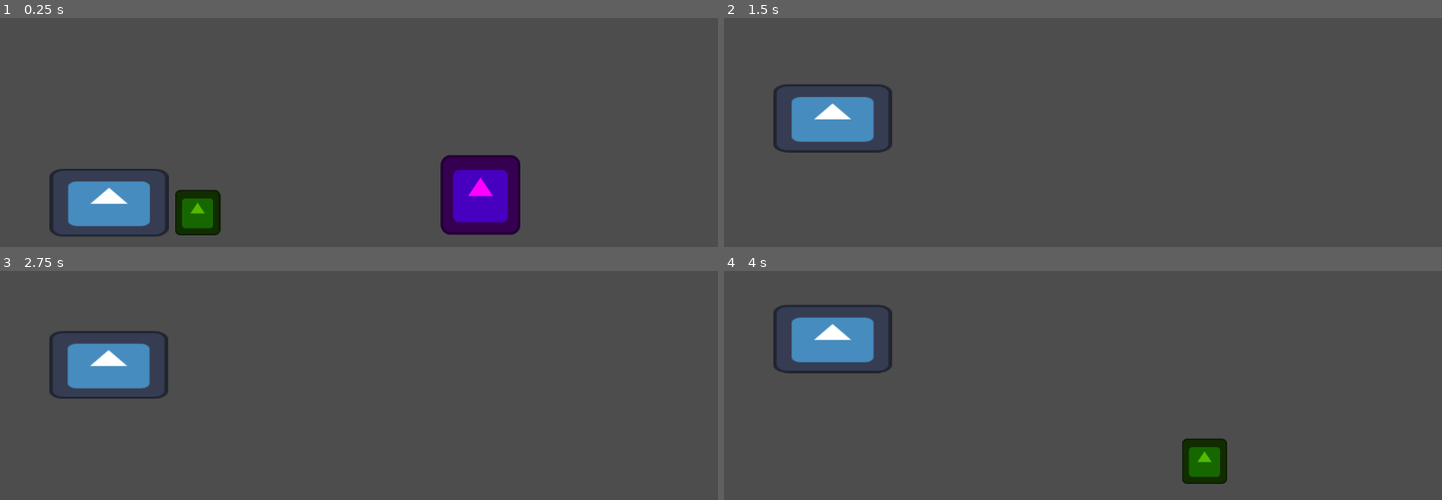
Above: before the commit, frames 1-4 (two rows, left to right).
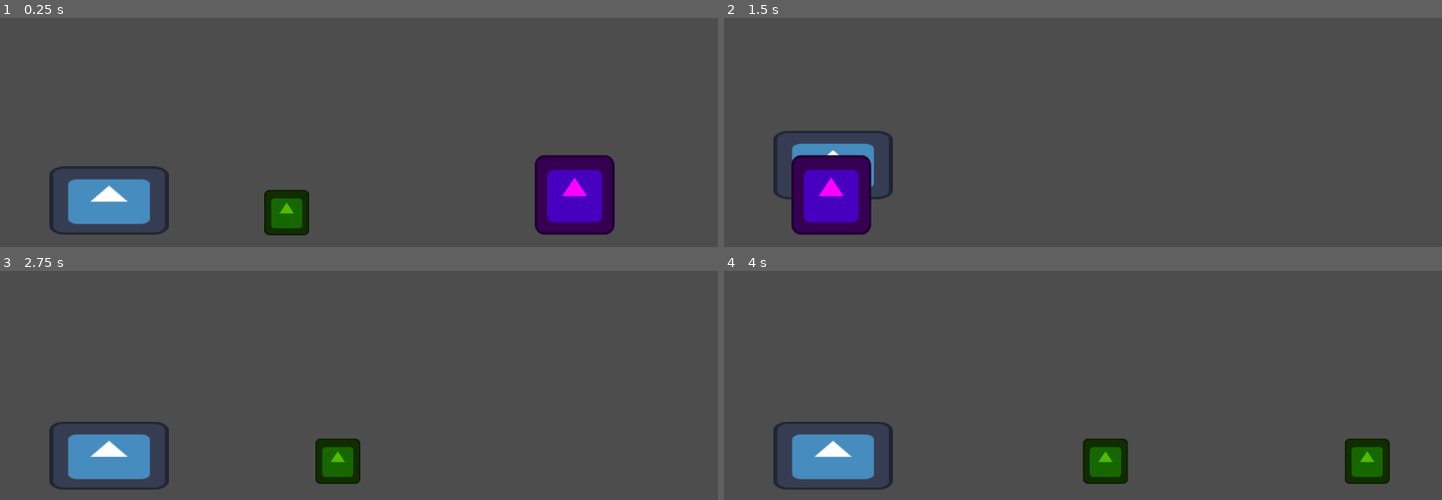
Above: after the commit, the same moments.

Repository: Guillemain/trijam
Game: Godot game, scene res://main.tscn
The game is run twice, just before and just after one commit, with the same random seed, the same clock (stepped at 60 frames per second) and the same inputs. The engine's default icon, where the game draws it, is replaced by a stand-in: a white triangle on a blue panel in a dark square.
Inputs (mouse positions are in pixels of both pictures, inside the frame that each line leads up to):
- Up to frame 1 (0.25 s): no input
- Up to frame 2 (1.5 s): move the mouse to (1240, 43) at 0.52 s; hold Space (jump) 0.53-1.28 s; move the mouse to (939, 84) at 1.27 s; click (939, 84) at 1.35 s
- Up to frame 3 (2.75 s): tap Space (jump) at 1.52, 1.55, 1.82 s; move the mouse to (outside the picture) at 2.02 s; hold Space (jump) from 2.03 s (still down)
- Up to frame 4 (4 s): move the mouse to (1047, 396) at 2.77 s; release Space (jump) at 2.78 s; click (1047, 396) at 2.85 s; tap Space (jump) at 3.02, 3.05, 3.32 s; move the mouse to (1298, 378) at 3.52 s; hold Space (jump) from 3.53 s (still down)

The runs differ from the first frame. In frame 1, 11% of the frame differs, in the area x 6-86%, y 60-96%; in frame 2, 7.5%; in frame 3, 7.0%; in frame 4, 9.6%.

Commit message:
Now with 100% better jump

Diff:
--- a/trijam-255/Level.gd
+++ b/trijam-255/Level.gd
@@ -20,10 +20,10 @@
 	startNextSpawnTimer()
 
 # Called every frame. 'delta' is the elapsed time since the previous frame.
-func _physics_process(_delta):
+func _physics_process(delta):
 	if isLevelMoving:
 		# move all of its childs.
-		var motionVector := Vector2(-speed, 0.0)
+		var motionVector := Vector2(-speed * delta, 0.0)
 		for child in $ToMove.get_children():
 			if child is PhysicsBody2D:
 				child.move_and_collide(motionVector)
--- a/trijam-255/Mort/mort_o_cycle.gd
+++ b/trijam-255/Mort/mort_o_cycle.gd
@@ -1,7 +1,13 @@
-extends CharacterBody2D
+extends AnimatableBody2D
+
+signal hitATrunk
 
 @export_group("Movement")
-@export var JUMP_VELOCITY := -600.0
+@export var jumpForce = 600
+@export var normalGravity = -9.8
+@export var stoppingGravity = -30.0
+@export var motionVector := Vector2(0.0, 0.0)
+@export var isOnFloor := true
 signal startJump
 
 @export_group("Attack")
@@ -15,15 +21,34 @@
 
 func _physics_process(delta):
 	# Add the gravity.
-	if not is_on_floor():
-		velocity.y += gravity * delta
+	if not isOnFloor:
+		if !Input.is_action_pressed("jump") and motionVector.y > 0:
+			motionVector.y += stoppingGravity * delta
+		else:
+			motionVector.y += normalGravity * delta
 
 	# Handle jump.
-	if Input.is_action_just_pressed("jump") and is_on_floor():
-		velocity.y = JUMP_VELOCITY
+	if Input.is_action_just_pressed("jump") and isOnFloor:
+		motionVector.y = jumpForce
+		isOnFloor = false
 		startJump.emit()
+		print("Jump")
 
-	move_and_slide()
+	# Movze & check colision
+	var collision_info := move_and_collide(-motionVector)
+	if collision_info:
+		# We collided
+		var collider := collision_info.get_collider()
+		# Check if trunk
+		if collider.get_collision_layer_value(3):
+			# We collided with trunk
+			hitATrunk.emit()
+			print("Hit a trunk")
+		elif collider.get_collision_layer_value(2):
+			# We collided with floor
+			isOnFloor = true
+			motionVector.y = 0.0
+			print("isOnFloor")
 
 func _process(_delta):
 	# Check attack
--- a/trijam-255/Mort/mort_o_cycle.tscn
+++ b/trijam-255/Mort/mort_o_cycle.tscn
@@ -6,12 +6,13 @@
 [sub_resource type="RectangleShape2D" id="RectangleShape2D_jgv20"]
 size = Vector2(190, 107)
 
-[node name="Mort-o-cycle" type="CharacterBody2D"]
-collision_mask = 2
-slide_on_ceiling = false
-floor_stop_on_slope = false
-floor_constant_speed = true
+[node name="Mort-o-cycle" type="AnimatableBody2D"]
+collision_mask = 6
+sync_to_physics = false
 script = ExtResource("1_x7gfg")
+jumpForce = 15
+normalGravity = -30.0
+stoppingGravity = -100.0
 
 [node name="CollisionShape2D" type="CollisionShape2D" parent="."]
 position = Vector2(0, -0.5)
--- a/trijam-255/Peon/peon.tscn
+++ b/trijam-255/Peon/peon.tscn
@@ -8,7 +8,7 @@
 
 [node name="Peon" type="AnimatableBody2D"]
 position = Vector2(-1, 3)
-collision_layer = 4
+collision_layer = 0
 collision_mask = 24
 sync_to_physics = false
 script = ExtResource("1_vj08f")
--- a/trijam-255/Trunk/trunk.tscn
+++ b/trijam-255/Trunk/trunk.tscn
@@ -6,7 +6,7 @@
 radius = 47.0106
 
 [node name="Trunk" type="AnimatableBody2D"]
-collision_layer = 6
+collision_layer = 4
 collision_mask = 17
 sync_to_physics = false
 
--- a/trijam-255/main.tscn
+++ b/trijam-255/main.tscn
@@ -28,10 +28,12 @@
 [node name="Node2D" type="Node2D"]
 
 [node name="Mort-o-cycle" parent="." instance=ExtResource("1_1uop1")]
-position = Vector2(175, 544)
+position = Vector2(175, 543)
 
 [node name="Level" type="Node2D" parent="."]
+position = Vector2(1, 0)
 script = ExtResource("2_c64df")
+speed = 600.0
 isLevelMoving = true
 trunk = ExtResource("3_tgrgu")
 
